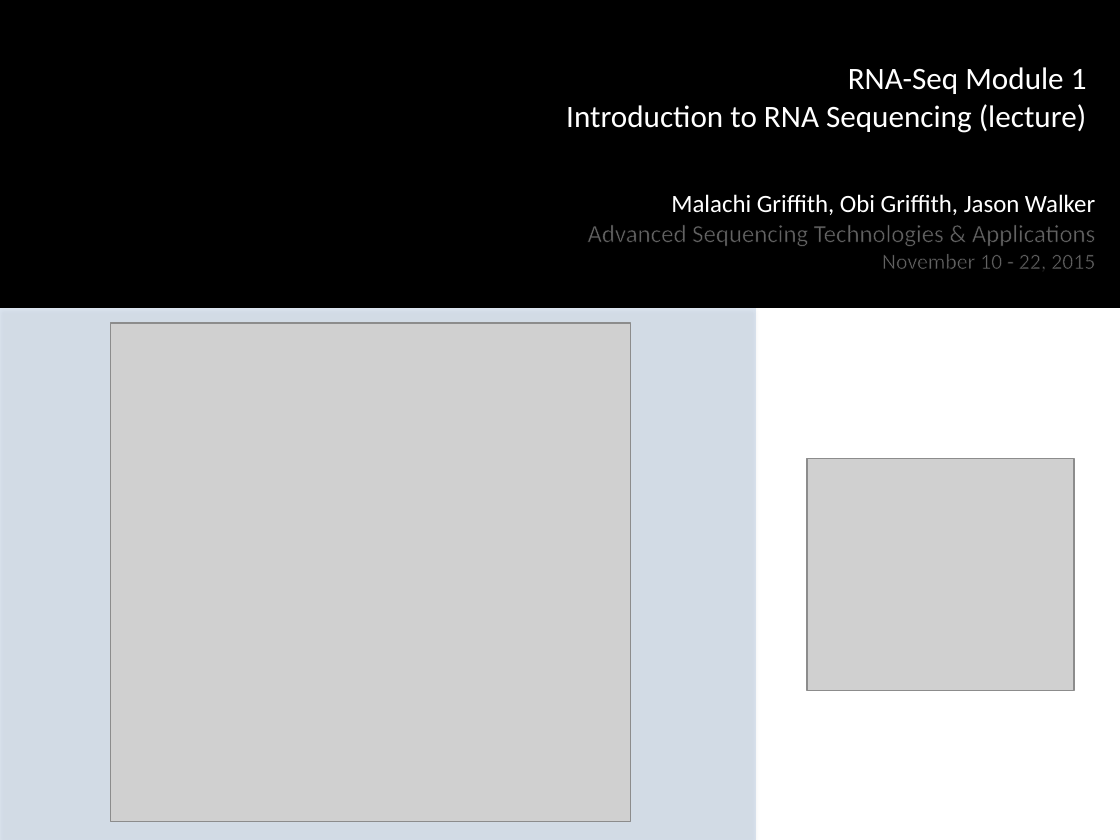
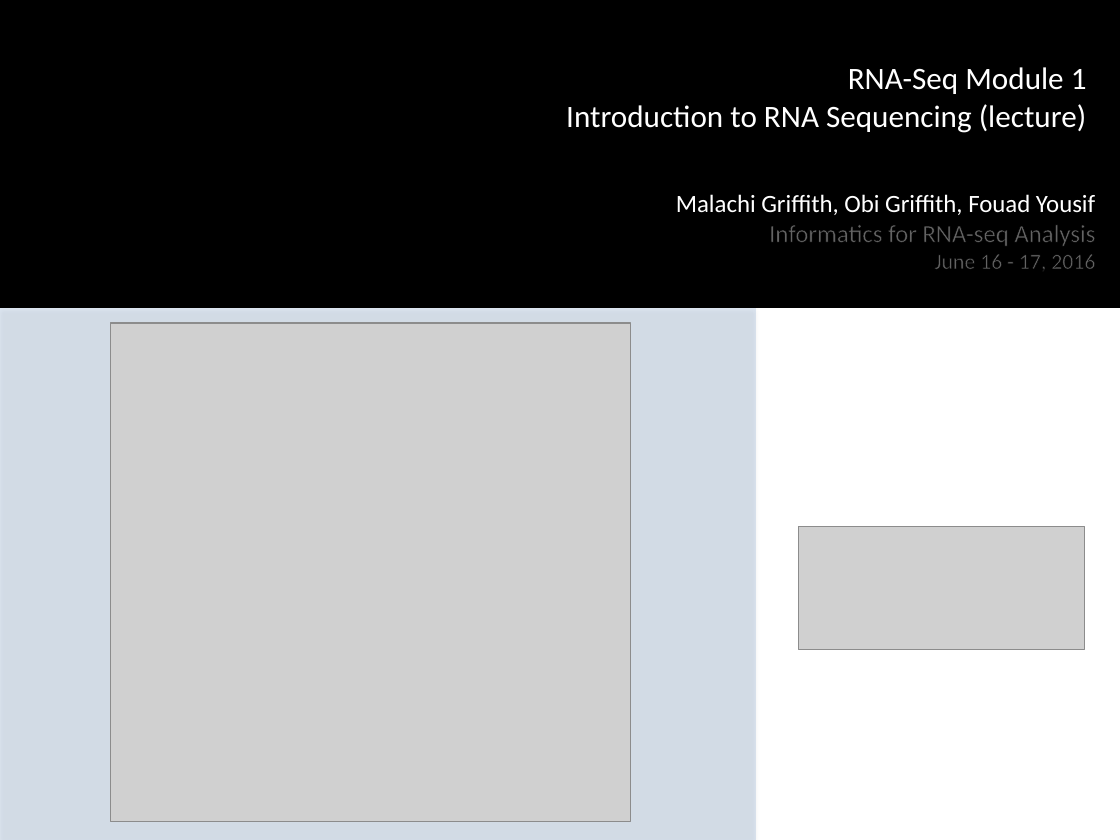
Before and after one commit to griffithlab/rnaseq_tutorial_wiki, a slide deck: slide 3 of LectureFiles/cbw/2016/RNASeq_Module1_Lecture.pptx (slide 2 before the commit). Drawn at 1120x840 pixels with LibreOffice and Linux fonts; fonts in the diff are those of the drawing; grey boxes stand for pictures; background and template pictures are left out. Boxes give left, top, right and bottom in pixels: in the first picture for what was removed or moved away, otherwise in the second. Text is boxed around its words. In the diff, an @@ line names an element or a change of style, - is before the commit and + after.

```diff
--- a/LectureFiles/cbw/2016/RNASeq_Module1_Lecture.pptx
+++ b/LectureFiles/cbw/2016/RNASeq_Module1_Lecture.pptx
@@ text at <box>676,194,1095,269</box>: text changed @@
-Malachi Griffith, Obi Griffith, Jason Walker
-Advanced Sequencing Technologies & Applications
-November 10 - 22, 2015
+Malachi Griffith, Obi Griffith, Fouad Yousif
+Informatics for RNA-seq Analysis
+June 16 - 17, 2016
@@ picture: place and size @@
-picture at <box>806,459,1074,691</box>
+picture at <box>799,526,1085,650</box>
```
Also in this commit, not shown: 24 other slides changed, 3 slides added, 2 slides removed, 1 other file.
